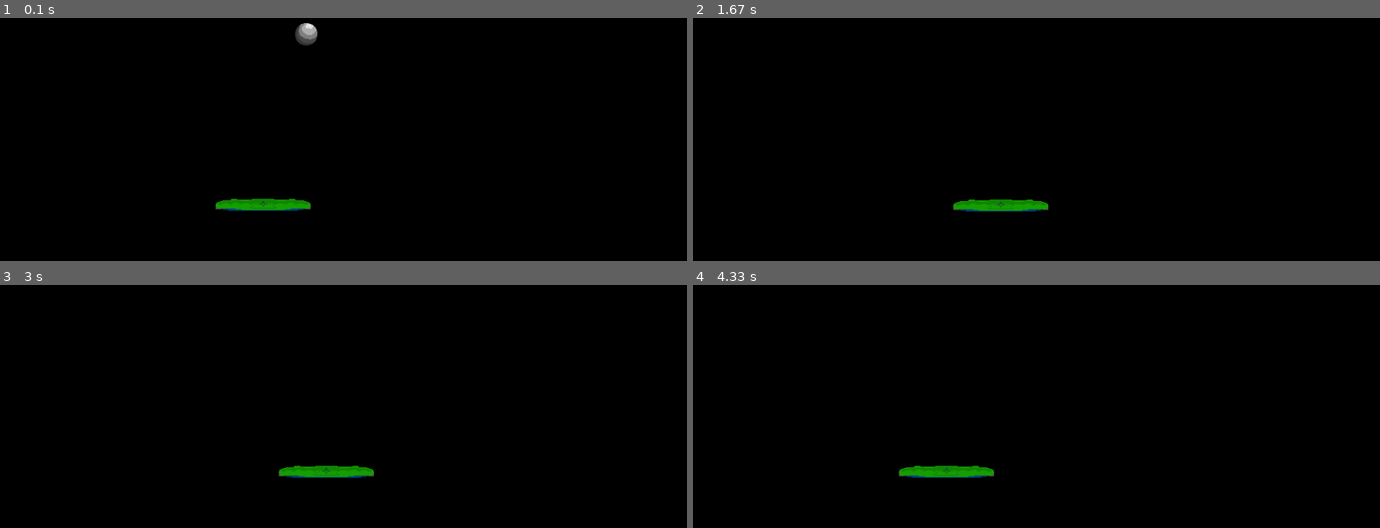
Above: before the commit, frames 1-4 (two rows, left to right).
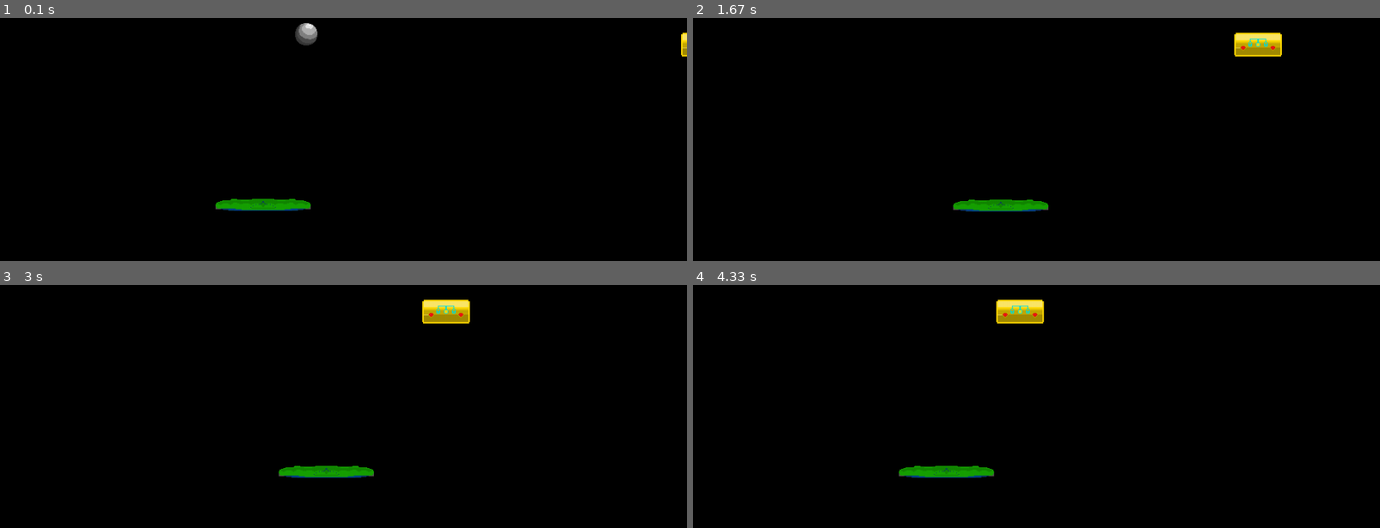
Above: after the commit, the same moments.

Repository: orthodoxego/hitting-ball-pygame
Game: pygame game, started from hit-hit-hitting!.py
Two runs of this game, one before a commit and one after it. Both use one fixed random seed, a clock stepped at 60 frames per second and the inputs below.
Inputs (mouse positions are in pixels of both pictures, inside the frame that each line leads up to):
- Up to frame 1 (0.1 s): no input
- Up to frame 2 (1.67 s): hold Right 0.33-0.8 s; move the mouse to (967, 56) at 0.37 s; hold Up 0.83-1.13 s; move the mouse to (outside the picture) at 0.87 s; click (1070, 158) at 1.22 s; hold Right from 1.5 s (still down); click (outside the picture) at 1.58 s
- Up to frame 3 (3 s): release Right at 1.97 s; hold Left 2-2.53 s; click (outside the picture) at 2.08 s; hold Down 2.57-2.87 s; click (391, 348) at 2.65 s; hold Left from 2.9 s (still down); click (outside the picture) at 2.98 s
- Up to frame 4 (4.33 s): release Left at 3.3 s; hold Up 3.33-3.7 s; click (outside the picture) at 3.42 s; hold Right from 3.73 s (still down); click (1009, 360) at 3.82 s

The runs differ from the first frame. In frame 1, less than 0.1% of the frame differs, in the area x 99-100%, y 5-16%; in frame 2, 0.7%, in the area x 78-86%, y 5-16%; in frame 3, 0.7%; in frame 4, 0.7%.

Commit message:
Добавление сундука (ну что вы начинаете, как мог так и нарисовал).

Diff:
--- /dev/null
+++ b/game_classes/goldbox.py
@@ -0,0 +1,40 @@
+import pygame
+
+class GoldBox:
+    def __init__(self, x, y, texture, speed_x, speed_y):
+        self.__speed_x = speed_x
+        self.__speed_y = speed_y
+        self.__texture = texture
+        self.__rect = pygame.Rect((x, y, texture.get_width(), texture.get_height()))
+
+    @property
+    def texture(self):
+        return self.__texture
+
+    @property
+    def width(self):
+        return self.__rect.width
+
+    @property
+    def height(self):
+        return self.__rect.height
+
+    @property
+    def x(self):
+        return self.__rect.x
+
+    @x.setter
+    def x(self, value):
+        self.__rect.x = value
+
+    @property
+    def y(self):
+        return self.__rect.y
+
+    @y.setter
+    def y(self, value):
+        self.__rect.y = value
+
+    def act(self, delta):
+        self.x += self.__speed_x * delta
+        self.y += self.__speed_y * delta
--- a/game_classes/hithitengine.py
+++ b/game_classes/hithitengine.py
@@ -1,9 +1,10 @@
 import pygame
 
-from game_classes.ball import Ball
 from setup.setup import Setup
 from game_classes.player import Player
 from game_classes.textures import Textures
+from game_classes.ball import Ball
+from game_classes.goldbox import GoldBox
 from view.view import View
 from controller.controller import Controller
 
@@ -21,13 +22,19 @@
         self.__ball = Ball(textures.ball)
         self.__view = View()
         self.__controller = Controller(self.__player)
+        self.__gold_boxes = []
+        self.__gold_boxes.append(GoldBox(Setup.screen_width, Setup.screen_height // 2, textures.goldbox, -128, 0))
 
         self.game = game
 
     def draw(self, scene: pygame.display):
         """Взаимодействие с View."""
+        for goldbox in self.__gold_boxes:
+            self.__view.goldbox_draw(scene, goldbox)
+
         self.__view.player_draw(scene, self.__player)
         self.__view.ball_draw(scene, self.__ball)
+
 
     def __is_ball_down_screen(self):
         """Шарик вылетел за нижнюю границу экрана. СТОП."""
@@ -86,6 +93,10 @@
         # Движение шарика .act()
         self.__ball.act(delta)
 
+        # Движение ящиков .act()
+        for goldbox in self.__gold_boxes:
+            goldbox.act(delta)
+
         # Проверяет соударение шара и площадки
         self.check_collision_player_and_ball(self.__player.player.rect, self.__ball.ball.rect, delta)
 
--- a/game_classes/textures.py
+++ b/game_classes/textures.py
@@ -8,3 +8,6 @@
 
         # Текстура шара
         self.ball = pygame.image.load('png/ball.png')
+
+        # Текустура сундука
+        self.goldbox = pygame.image.load('png/goldbox.png')
--- a/view/view.py
+++ b/view/view.py
@@ -8,3 +8,6 @@
 
     def ball_draw(self, scene, ball):
         scene.blit(ball.ball.skin, (ball.x, ball.y))
+
+    def goldbox_draw(self, scene, goldbox):
+        scene.blit(goldbox.texture, (goldbox.x, goldbox.y))
